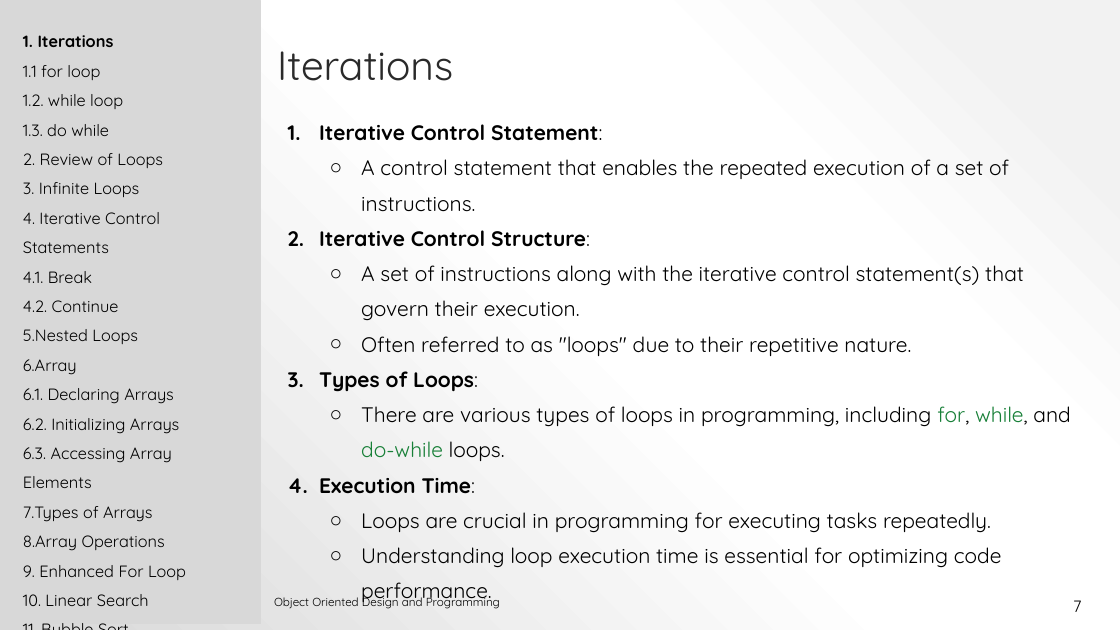
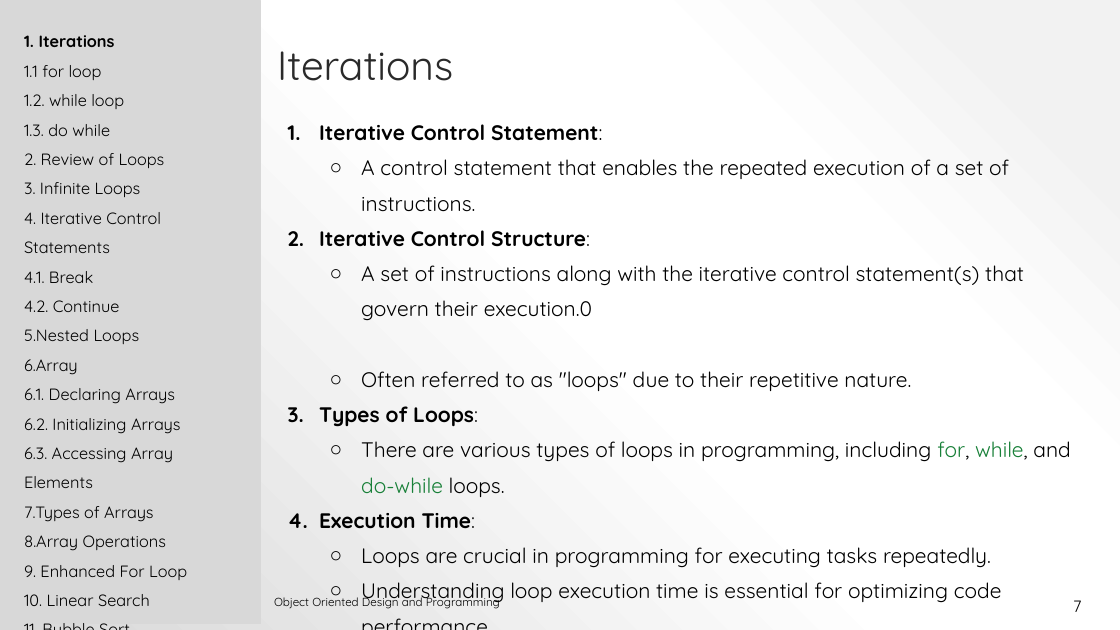
Before and after one commit to Sumit-Shah/OOPS, a slide deck: slide 7 of Leture/week3_5df7cbe6-27d2-42d4-bbf4-4aa190806fe8_90187_.pptx. Drawn at 1120x630 pixels with LibreOffice and Linux fonts; fonts in the diff are those of the drawing; background and template pictures are left out. Boxes give left, top, right and bottom in pixels: in the first picture for what was removed or moved away, otherwise in the second. Text is boxed around its words. In the diff, an @@ line names an element or a change of style, - is before the commit and + after.

```diff
--- a/Leture/week3_5df7cbe6-27d2-42d4-bbf4-4aa190806fe8_90187_.pptx
+++ b/Leture/week3_5df7cbe6-27d2-42d4-bbf4-4aa190806fe8_90187_.pptx
@@ text at bbox=[361, 265, 1024, 321]: text changed @@
-  ○ A set of instructions along with the iterative control statement(s) that govern their execution.
+  ○ A set of instructions along with the iterative control statement(s) that govern their execution.0
```
Also in this commit, not shown: 1 other slide changed, 8 other files.
